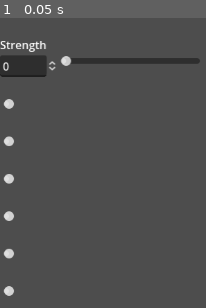
Above: before the commit, frame 1.
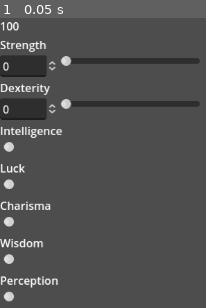
Above: after the commit, the same moment.

Repository: Gordope/CoT
Game: Godot game, scene res://control_(root).tscn
The game is run twice, just before and just after one commit, with the same random seed, the same clock (stepped at 60 frames per second) and the same inputs.
Inputs:
- Up to frame 1 (0.05 s): no input

The runs differ from the first frame. In frame 1, 6.6% of the frame differs, in the area x 0-98%, y 1-98%.

Commit message:
dex bar yay

Diff:
--- a/control_(root).gd
+++ b/control_(root).gd
@@ -11,11 +11,34 @@
 
 @onready var str_spinbox = get_node("VBoxContainer/HBoxContainer (str)/Value str")
 @onready var str_slider = get_node("VBoxContainer/HBoxContainer (str)/HSlider str")
+@onready var remaining_points = get_node("VBoxContainer/Label (Remaining points)")
+@onready var dex_spinbox = get_node("VBoxContainer/HBoxContainer (dex)/Value dex")
+@onready var dex_slider = get_node("VBoxContainer/HBoxContainer (dex)/HSlider dex")
+
+func _ready() -> void:
+	remaining_points.text = str(100)
+
 
 func _on_h_slider_str_value_changed(value: float) -> void:
+	maxPoints += str - value
+	remaining_points.text = str(maxPoints)
 	str = value
 	str_spinbox.value = value
 
 func _on_value_str_value_changed(value: float) -> void:
+	maxPoints += str - value
+	remaining_points.text = str(maxPoints)
 	str = value
 	str_slider.value = int(value)
+
+func _on_h_slider_dex_value_changed(value: float) -> void:
+	maxPoints += dex - value
+	remaining_points.text = str(maxPoints)
+	dex = value
+	dex_spinbox.value = value
+
+func _on_value_dex_value_changed(value: float) -> void:
+	maxPoints += dex - value
+	remaining_points.text = str(maxPoints)
+	dex = value
+	dex_slider.value = int(value)
--- a/control_(root).tscn
+++ b/control_(root).tscn
@@ -29,28 +29,32 @@
 
 [node name="Value str" type="SpinBox" parent="VBoxContainer/HBoxContainer (str)"]
 layout_mode = 2
-max_value = 50.0
+max_value = 30.0
 
 [node name="HSlider str" type="HSlider" parent="VBoxContainer/HBoxContainer (str)"]
 custom_minimum_size = Vector2(200, 0)
 layout_mode = 2
-max_value = 50.0
+max_value = 30.0
 
 [node name="Label dex" type="Label" parent="VBoxContainer"]
 layout_mode = 2
+text = "Dexterity"
 
 [node name="HBoxContainer (dex)" type="HBoxContainer" parent="VBoxContainer"]
 layout_mode = 2
 
-[node name="Value dex" type="Label" parent="VBoxContainer/HBoxContainer (dex)"]
+[node name="Value dex" type="SpinBox" parent="VBoxContainer/HBoxContainer (dex)"]
 layout_mode = 2
+max_value = 30.0
 
 [node name="HSlider dex" type="HSlider" parent="VBoxContainer/HBoxContainer (dex)"]
+custom_minimum_size = Vector2(200, 0)
 layout_mode = 2
-max_value = 50.0
+max_value = 30.0
 
 [node name="Label int" type="Label" parent="VBoxContainer"]
 layout_mode = 2
+text = "Intelligence"
 
 [node name="HBoxContainer (int)" type="HBoxContainer" parent="VBoxContainer"]
 layout_mode = 2
@@ -64,6 +68,7 @@
 
 [node name="Label luck" type="Label" parent="VBoxContainer"]
 layout_mode = 2
+text = "Luck"
 
 [node name="HBoxContainer (luck)" type="HBoxContainer" parent="VBoxContainer"]
 layout_mode = 2
@@ -77,6 +82,7 @@
 
 [node name="Label char" type="Label" parent="VBoxContainer"]
 layout_mode = 2
+text = "Charisma"
 
 [node name="HBoxContainer (char)" type="HBoxContainer" parent="VBoxContainer"]
 layout_mode = 2
@@ -90,6 +96,7 @@
 
 [node name="Label wis" type="Label" parent="VBoxContainer"]
 layout_mode = 2
+text = "Wisdom"
 
 [node name="HBoxContainer (wis)" type="HBoxContainer" parent="VBoxContainer"]
 layout_mode = 2
@@ -103,6 +110,7 @@
 
 [node name="Label per" type="Label" parent="VBoxContainer"]
 layout_mode = 2
+text = "Perception"
 
 [node name="HBoxContainer (per)" type="HBoxContainer" parent="VBoxContainer"]
 layout_mode = 2
@@ -116,5 +124,6 @@
 
 [connection signal="value_changed" from="VBoxContainer/HBoxContainer (str)/Value str" to="." method="_on_value_str_value_changed"]
 [connection signal="value_changed" from="VBoxContainer/HBoxContainer (str)/HSlider str" to="." method="_on_h_slider_str_value_changed"]
+[connection signal="value_changed" from="VBoxContainer/HBoxContainer (dex)/Value dex" to="." method="_on_value_dex_value_changed"]
 [connection signal="value_changed" from="VBoxContainer/HBoxContainer (dex)/HSlider dex" to="." method="_on_h_slider_dex_value_changed"]
 [connection signal="value_changed" from="VBoxContainer/HBoxContainer (wis)/HSlider wis" to="." method="_on_h_slider_wis_value_changed"]
